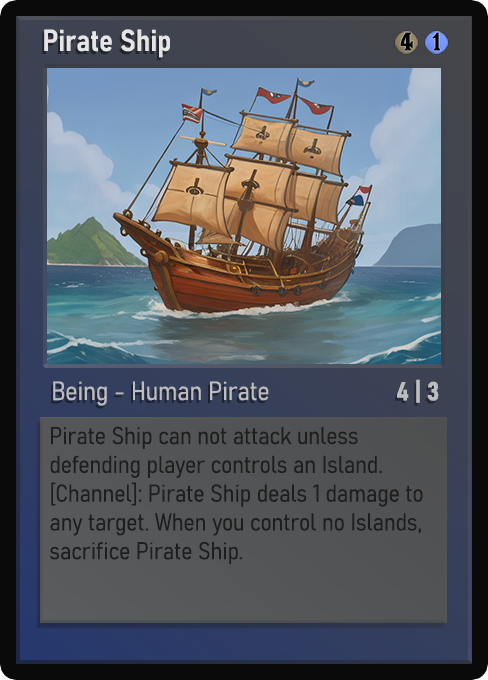
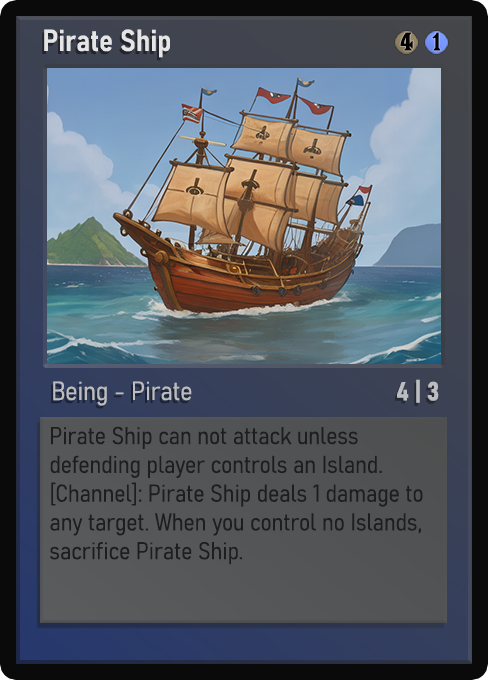
Two versions of the same layered image (488×680). Layer-by-layer changes:
painted on "Class" over [135, 381, 269, 401]
